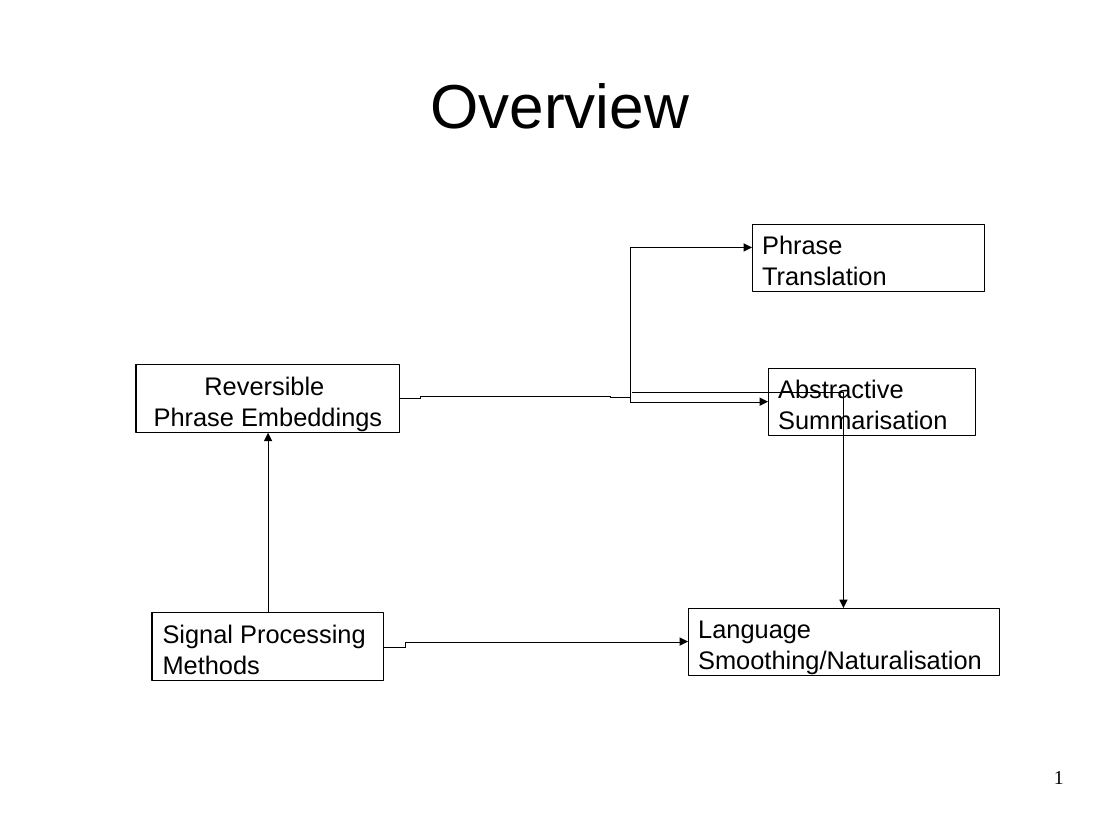
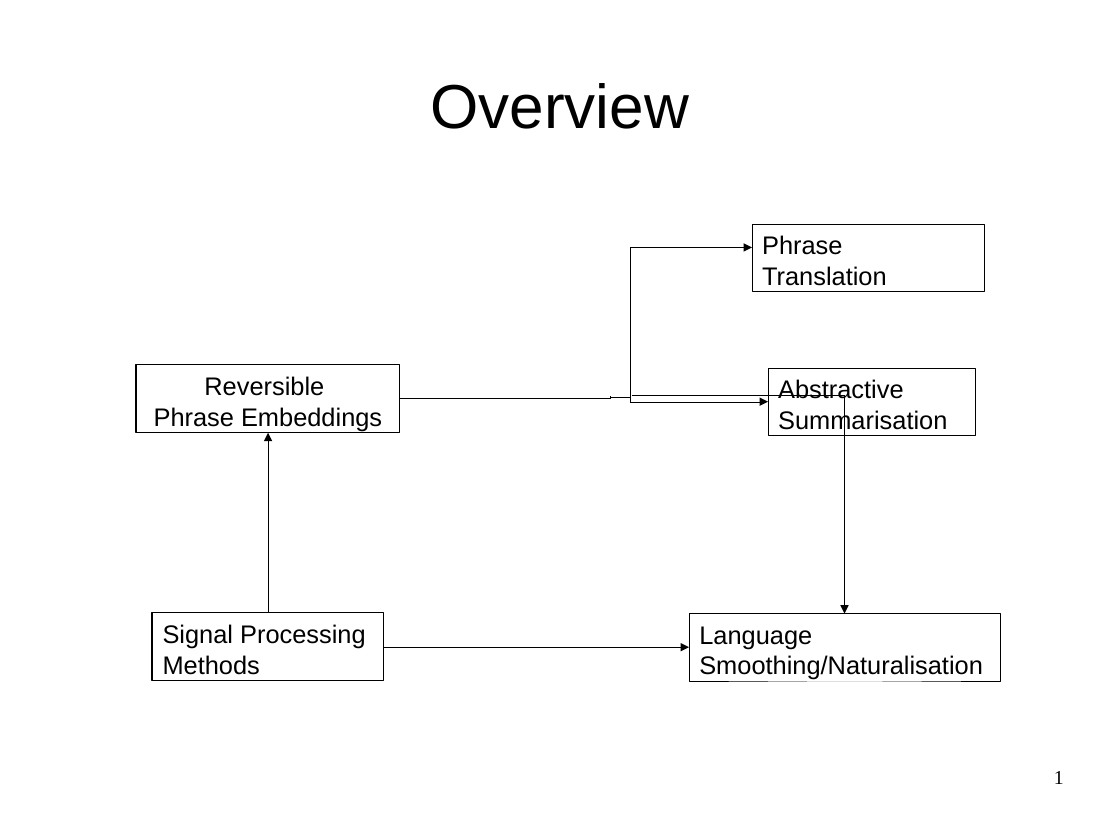
Before and after one commit to oxinabox/phd, a slide deck: slide 1 of documents_prepared/themes/themes.odp. Drawn at 1120x840 pixels with LibreOffice and Linux fonts; fonts in the diff are those of the drawing. Boxes give left, top, right and bottom in pixels: in the first picture for what was removed or moved away, otherwise in the second. Text is boxed around its words. In the diff, an @@ line names an element or a change of style, - is before the commit and + after.

```diff
--- a/documents_prepared/themes/themes.odp
+++ b/documents_prepared/themes/themes.odp
@@ elbow line (400, 398) - (611, 396): route changed @@
@@ elbow arrow moved from (632, 392) - (844, 608) to (632, 395) - (845, 614) @@
@@ rectangle "Language Smoothing/Naturalisation": place and size @@
-rectangle "Language Smoothing/Naturalisation" at box(688, 608, 999, 675)
+rectangle "Language Smoothing/Naturalisation" at box(689, 614, 1000, 681)
@@ elbow arrow moved from (384, 647) - (688, 642) to (384, 647) - (689, 647) @@
```
Also in this commit, not shown: 5 other slides changed, 1 slide added, 1 other file.
